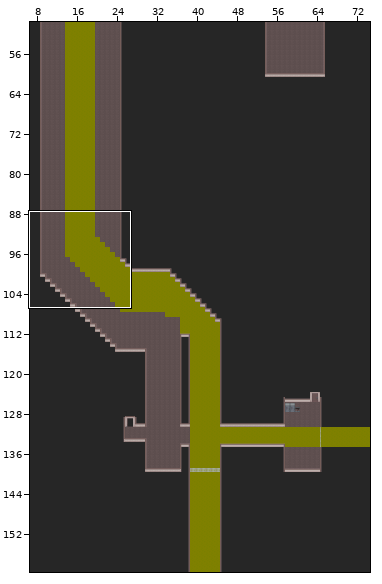
Two versions of a level (Tiled map, scenes/map/sewageSection.tmx). Above, an overview of the earlier version with the close-up marked.
Close-up. First the earlier version:
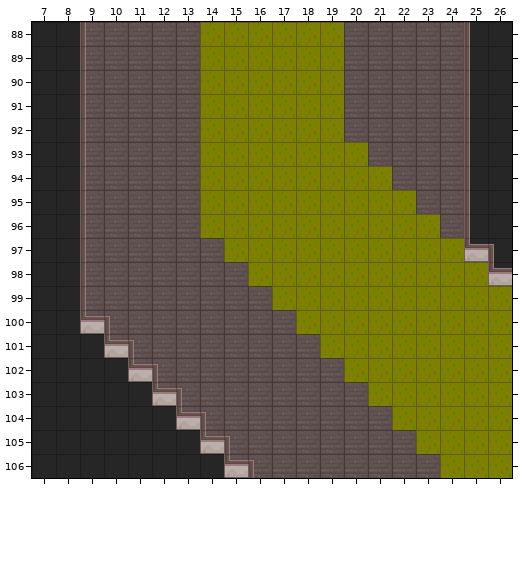
Cells are 16x16 px. Shown: x 7..26, y 88..106. The commit also changed other parts of the map, which this record leaves out.
New version:
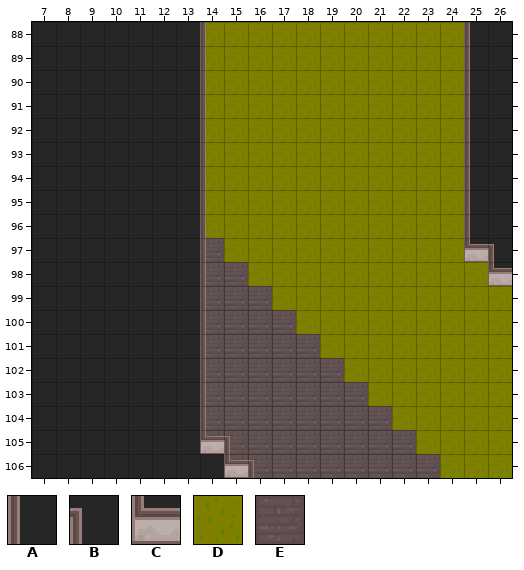
Key: from "tileset": A 183, B 218 flipped left-right, C 247, D 406, E 407.
_ is an empty cell.
Commit message: Add pushAreas to tiledParser and bump sewage map
The exact change:
Layer "Floor, background and sewage":
Tile D replaces tile E in rows 88 to 92 at x 20 to 24; in row 93 at x 21 to 24; in row 94 at x 22 to 24; in row 95 at x 23 to 24; in row 96 at x 24.
The author cleared tile E in rows 88 to 100 at x 9 to 13; in row 101 at x 10 to 13; in row 102 at x 11 to 13; in row 103 at x 12 to 13; in row 104 at x 13.
Layer "Barriers":
Tile A replaces tile B in row 104 at x 14.
Tile A is added in rows 88 to 103 at x 14.
The author cleared tile A in rows 88 to 99 at x 9.
The author cleared tile B in row 100 at x 10; in row 101 at x 11; in row 102 at x 12; in row 103 at x 13.
The author cleared tile C in row 100 at x 9; in row 101 at x 10; in row 102 at x 11; in row 103 at x 12; in row 104 at x 13.
Changed places in both close-ups, as pixel boxes (x1, y1, x2, y2):
changed: (80, 22, 206, 430)
changed: (344, 22, 464, 238)
